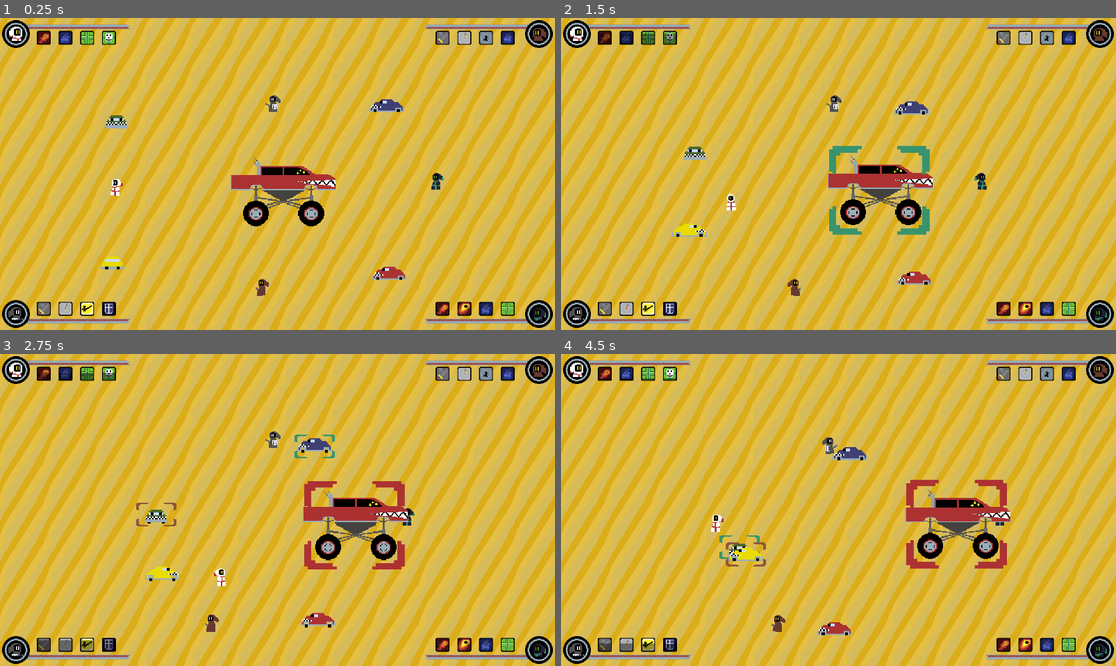
Above: before the commit, frames 1-4 (two rows, left to right).
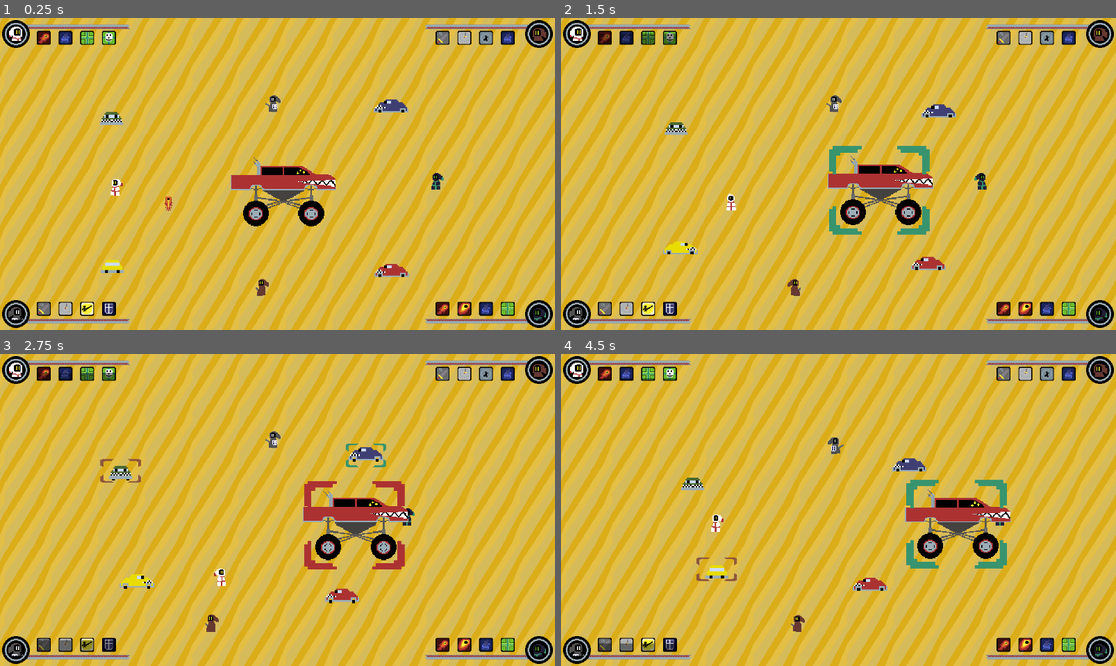
Above: after the commit, the same moments.

Repository: LizenCerfalia/0SW-JeuxVideo
Game: Godot game, scene res://scenes/worlds/phase_1.tscn
The game is run twice, just before and just after one commit, with the same random seed, the same clock (stepped at 60 frames per second) and the same inputs.
Inputs:
- Up to frame 1 (0.25 s): no input
- Up to frame 2 (1.5 s): hold D (P1_Right) 0.53-1.28 s; tap 1 (P1_Ability_1) at 0.6 s; hold S (P1_Down) from 1.28 s (still down); tap Tab (P1_Target_Enemy) at 1.35 s
- Up to frame 3 (2.75 s): release S (P1_Down) at 2.03 s; hold D (P1_Right) from 2.03 s (still down); tap J (P2_Ability_1) at 2.1 s
- Up to frame 4 (4.5 s): release D (P1_Right) at 2.78 s; hold W (P1_Up) 2.78-3.53 s; tap Down (P2_Down) at 2.85 s; hold A (P1_Left) from 3.53 s (still down); tap Left (P2_Left) at 3.6 s; tap Right (P2_Right) at 4.35 s

The runs differ from the first frame. In frame 1, 0.8% of the frame differs, in the area x 18-74%, y 26-84%; in frame 2, 1.5%; in frame 3, 1.9%; in frame 4, 2.7%, in the area x 21-81%, y 26-91%.

Commit message:
Suicide Car fonctionnel

Diff:
--- a/projetDeSession/projet-de-session/scenes/enemies/boss_phase_1.tscn
+++ b/projetDeSession/projet-de-session/scenes/enemies/boss_phase_1.tscn
@@ -222,3 +222,5 @@
 position = Vector2(-1.5000029, 7)
 scale = Vector2(4.1354165, 3.6458335)
 texture = ExtResource("5_ov5dr")
+
+[node name="AutoAttackDelay" type="Timer" parent="."]
--- a/projetDeSession/projet-de-session/scenes/enemies/heavy_car.tscn
+++ b/projetDeSession/projet-de-session/scenes/enemies/heavy_car.tscn
@@ -12,4 +12,6 @@
 [node name="Sprite2D" parent="GenericEnemy" index="0"]
 texture = ExtResource("2_3cqv3")
 
+[node name="AutoAttackDelay" type="Timer" parent="."]
+
 [editable path="GenericEnemy"]
--- a/projetDeSession/projet-de-session/scenes/enemies/normal_car.tscn
+++ b/projetDeSession/projet-de-session/scenes/enemies/normal_car.tscn
@@ -12,4 +12,7 @@
 [node name="Sprite2D" parent="GenericEnemy" index="0"]
 texture = ExtResource("2_t20bp")
 
+[node name="AutoAttackDelay" type="Timer" parent="."]
+wait_time = 0.75
+
 [editable path="GenericEnemy"]
--- a/projetDeSession/projet-de-session/scenes/enemies/quick_car.tscn
+++ b/projetDeSession/projet-de-session/scenes/enemies/quick_car.tscn
@@ -12,4 +12,7 @@
 [node name="Sprite2D" parent="GenericEnemy" index="0"]
 texture = ExtResource("2_6lns3")
 
+[node name="AutoAttackDelay" type="Timer" parent="."]
+wait_time = 0.5
+
 [editable path="GenericEnemy"]
--- a/projetDeSession/projet-de-session/scenes/enemies/suicide_car.tscn
+++ b/projetDeSession/projet-de-session/scenes/enemies/suicide_car.tscn
@@ -1,15 +1,53 @@
-[gd_scene load_steps=4 format=3 uid="uid://cxmgpn1plmknb"]
+[gd_scene load_steps=7 format=3 uid="uid://cxmgpn1plmknb"]
 
 [ext_resource type="PackedScene" uid="uid://d1i5gvmai1hju" path="res://scenes/enemies/generic_enemy.tscn" id="1_eqeyg"]
 [ext_resource type="Script" uid="uid://bo5dhxg7re1fh" path="res://scripts/enemies/suicide_car.gd" id="1_i8a44"]
 [ext_resource type="Texture2D" uid="uid://c3u3ud2y1pm6w" path="res://assets/enemy_assets/red_car_sprite.png" id="2_osn11"]
+[ext_resource type="Texture2D" uid="uid://bas13pavfctl1" path="res://assets/misc/circle_aoe.png" id="4_8x4tk"]
+
+[sub_resource type="CircleShape2D" id="CircleShape2D_i8a44"]
+radius = 103.01942
+
+[sub_resource type="RectangleShape2D" id="RectangleShape2D_8x4tk"]
+size = Vector2(174, 86)
 
 [node name="SuicideCar" type="Node2D" groups=["enemies"]]
 script = ExtResource("1_i8a44")
 
 [node name="GenericEnemy" parent="." instance=ExtResource("1_eqeyg")]
 
-[node name="Sprite2D" parent="GenericEnemy" index="0"]
+[node name="Explosion" type="Area2D" parent="GenericEnemy"]
+scale = Vector2(0.19999999, 0.19999999)
+
+[node name="CollisionShape2D" type="CollisionShape2D" parent="GenericEnemy/Explosion"]
+position = Vector2(0, 42)
+shape = SubResource("CircleShape2D_i8a44")
+debug_color = Color(0.80740196, 0.4147218, 1.92523e-07, 0.41960785)
+
+[node name="Sprite2D" type="Sprite2D" parent="GenericEnemy/Explosion"]
+visible = false
+modulate = Color(1, 0, 0, 0.5686275)
+position = Vector2(4.7683716e-06, 33.000004)
+scale = Vector2(6.25, 6.25)
+texture = ExtResource("4_8x4tk")
+
+[node name="AutomaticExplosionRange" type="Area2D" parent="GenericEnemy"]
+scale = Vector2(0.19999999, 0.19999999)
+
+[node name="CollisionShape2D" type="CollisionShape2D" parent="GenericEnemy/AutomaticExplosionRange"]
+position = Vector2(0, 42)
+shape = SubResource("RectangleShape2D_8x4tk")
+debug_color = Color(0.9993159, 0, 0.116996415, 0.42)
+
+[node name="Sprite2D" parent="GenericEnemy" index="2"]
 texture = ExtResource("2_osn11")
 
+[node name="ExplosionDelay" type="Timer" parent="."]
+one_shot = true
+
+[connection signal="body_entered" from="GenericEnemy/Explosion" to="." method="_on_explosion_body_entered"]
+[connection signal="body_exited" from="GenericEnemy/Explosion" to="." method="_on_explosion_body_exited"]
+[connection signal="body_entered" from="GenericEnemy/AutomaticExplosionRange" to="." method="_on_automatic_explosion_range_body_entered"]
+[connection signal="timeout" from="ExplosionDelay" to="." method="_on_explosion_delay_timeout"]
+
 [editable path="GenericEnemy"]
--- /dev/null
+++ b/projetDeSession/projet-de-session/scenes/player_attacks/fireball.tscn
@@ -0,0 +1,20 @@
+[gd_scene load_steps=4 format=3 uid="uid://bgt2axar73q50"]
+
+[ext_resource type="Script" uid="uid://po5vpsr3rudu" path="res://scripts/player_attacks/fireball.gd" id="1_jgsyi"]
+[ext_resource type="Texture2D" uid="uid://14suir5xg30b" path="res://assets/player_attack_assets/fireball.png" id="2_e3esw"]
+
+[sub_resource type="RectangleShape2D" id="RectangleShape2D_e3esw"]
+size = Vector2(6, 6)
+
+[node name="Fireball" type="Area2D"]
+scale = Vector2(2, 2)
+script = ExtResource("1_jgsyi")
+
+[node name="Sprite2D" type="Sprite2D" parent="."]
+texture = ExtResource("2_e3esw")
+
+[node name="CollisionShape2D" type="CollisionShape2D" parent="."]
+position = Vector2(0, -7)
+shape = SubResource("RectangleShape2D_e3esw")
+
+[connection signal="body_entered" from="." to="." method="_on_body_entered"]
--- a/projetDeSession/projet-de-session/scenes/worlds/phase_1.tscn
+++ b/projetDeSession/projet-de-session/scenes/worlds/phase_1.tscn
@@ -12,6 +12,7 @@
 [ext_resource type="PackedScene" uid="uid://bh3fxwa1n7arc" path="res://scenes/enemies/normal_car.tscn" id="10_83txb"]
 [ext_resource type="PackedScene" uid="uid://bqyiimbe0jeb7" path="res://scenes/enemies/quick_car.tscn" id="11_0erg5"]
 [ext_resource type="PackedScene" uid="uid://cxmgpn1plmknb" path="res://scenes/enemies/suicide_car.tscn" id="12_a3who"]
+[ext_resource type="PackedScene" uid="uid://bgt2axar73q50" path="res://scenes/player_attacks/fireball.tscn" id="13_0erg5"]
 
 [sub_resource type="RectangleShape2D" id="RectangleShape2D_v60q7"]
 size = Vector2(20, 1090)
@@ -55,6 +56,7 @@
 position = Vector2(1554, 565)
 
 [node name="GUI" parent="." instance=ExtResource("7_xhgtv")]
+z_index = 1
 anchors_preset = 0
 anchor_right = 0.0
 anchor_bottom = 0.0
@@ -93,3 +95,6 @@
 
 [node name="SuicideCar" parent="." instance=ExtResource("12_a3who")]
 position = Vector2(1371, 846)
+
+[node name="Fireball" parent="." instance=ExtResource("13_0erg5")]
+position = Vector2(583, 641)
--- a/projetDeSession/projet-de-session/scripts/enemies/boss_phase_1.gd
+++ b/projetDeSession/projet-de-session/scripts/enemies/boss_phase_1.gd
@@ -5,7 +5,9 @@
 var playerEnmity = [randf(), randf(), randf(), randf()]
 var currentTarget
 
+var hp : int = 2500
 const SPEED = 100.0
+var damage = 100
 
 
 func is_enemy() -> bool:
@@ -14,7 +16,6 @@
 func _physics_process(_delta: float) -> void:
 	get_target()
 	var direction = (currentTarget.global_position - global_position).normalized()
-	print(direction)
 	velocity = direction * SPEED
 	animationTree.set("parameters/Drive/blend_position", direction)
 
--- a/projetDeSession/projet-de-session/scripts/enemies/generic_enemy.gd
+++ b/projetDeSession/projet-de-session/scripts/enemies/generic_enemy.gd
@@ -1,12 +1,14 @@
+class_name GenericEnemy
 extends CharacterBody2D
 
 @onready var players = get_tree().get_nodes_in_group("players")
 @onready var animationTree : AnimationTree = $AnimationTree
-var playerEnmity = [randf(), randf(), randf(), randf()]
+var playerEnmity = [10, 0, 0, 0]
 var currentTarget
 
-const SPEED = 100.0
-
+var hp : int
+var speed : float
+var damage : int
 
 func is_enemy() -> bool:
 	return true
@@ -14,8 +16,7 @@
 func _physics_process(_delta: float) -> void:
 	get_target()
 	var direction = (currentTarget.global_position - global_position).normalized()
-	print(direction)
-	velocity = direction * SPEED
+	velocity = direction * speed
 	animationTree.set("parameters/Drive/blend_position", direction)
 
 	move_and_slide()
--- a/projetDeSession/projet-de-session/scripts/enemies/heavy_car.gd
+++ b/projetDeSession/projet-de-session/scripts/enemies/heavy_car.gd
@@ -1 +1,8 @@
 extends Node2D
+
+@onready var enemy : GenericEnemy = $GenericEnemy
+
+func _ready() -> void:
+	enemy.hp = 400
+	enemy.speed = 30.0
+	enemy.damage = 50
--- a/projetDeSession/projet-de-session/scripts/enemies/normal_car.gd
+++ b/projetDeSession/projet-de-session/scripts/enemies/normal_car.gd
@@ -1 +1,8 @@
 extends Node2D
+
+@onready var enemy : GenericEnemy = $GenericEnemy
+
+func _ready() -> void:
+	enemy.hp = 300
+	enemy.speed = 40.0
+	enemy.damage = 30
--- a/projetDeSession/projet-de-session/scripts/enemies/quick_car.gd
+++ b/projetDeSession/projet-de-session/scripts/enemies/quick_car.gd
@@ -1 +1,8 @@
 extends Node2D
+
+@onready var enemy : GenericEnemy = $GenericEnemy
+
+func _ready() -> void:
+	enemy.hp = 150
+	enemy.speed = 50.0
+	enemy.damage = 20
--- a/projetDeSession/projet-de-session/scripts/enemies/suicide_car.gd
+++ b/projetDeSession/projet-de-session/scripts/enemies/suicide_car.gd
@@ -1 +1,38 @@
 extends Node2D
+
+@onready var enemy : GenericEnemy = $GenericEnemy
+@onready var explosionSprite : Sprite2D = $GenericEnemy/Explosion/Sprite2D
+@onready var explosionDelay : Timer = $ExplosionDelay
+var targetsInRange = []
+
+func _ready() -> void:
+	enemy.hp = 50
+	enemy.speed = 70.0
+	enemy.damage = 200
+
+func _physics_process(_delta: float) -> void:
+	if (enemy.hp <= 0 && explosionDelay.time_left > 0):
+		start_explosion()
+
+func start_explosion():
+	explosionDelay.start()
+	explosionSprite.visible = true
+	enemy.speed = 0
+
+func _on_explosion_delay_timeout() -> void:
+	for target in targetsInRange:
+		target.hp -= enemy.damage
+	self.queue_free()
+
+func _on_explosion_body_entered(body: Node2D) -> void:
+	if (body. has_method("is_enemy") || body.has_method("is_player")):
+		targetsInRange.append(body)
+
+func _on_explosion_body_exited(body: Node2D) -> void:
+	if (body. has_method("is_enemy") || body.has_method("is_player")):
+		targetsInRange.erase(body)
+
+func _on_automatic_explosion_range_body_entered(body: Node2D) -> void:
+	if (body.has_method("is_player") && body.is_player):
+		start_explosion()
+	print("allo")
--- /dev/null
+++ b/projetDeSession/projet-de-session/scripts/player_attacks/fireball.gd
@@ -0,0 +1,14 @@
+extends Area2D
+
+var damage : int = 20
+var speed : float = 500.0
+
+func _physics_process(delta: float) -> void:
+	pass
+
+
+
+func _on_body_entered(body: Node2D) -> void:
+	if (body.has_method("is_enemy")):
+		body.hp -= damage
+	self.queue_free()
Binary file added: projetDeSession/projet-de-session/assets/misc/circle_aoe.png
Not shown, added: projetDeSession/projet-de-session/assets/misc/circle_aoe.png.import
Binary file added: projetDeSession/projet-de-session/assets/player_attack_assets/confiteor.png
Not shown, added: projetDeSession/projet-de-session/assets/player_attack_assets/confiteor.png.import
Binary file added: projetDeSession/projet-de-session/assets/player_attack_assets/double_slash.png
Not shown, added: projetDeSession/projet-de-session/assets/player_attack_assets/double_slash.png.import
Binary file added: projetDeSession/projet-de-session/assets/player_attack_assets/fireball.png
Not shown, added: projetDeSession/projet-de-session/assets/player_attack_assets/fireball.png.import
Binary file added: projetDeSession/projet-de-session/assets/player_attack_assets/flaming_sword_slash.png
Not shown, added: projetDeSession/projet-de-session/assets/player_attack_assets/flaming_sword_slash.png.import
Binary file added: projetDeSession/projet-de-session/assets/player_attack_assets/spinning_sword_slash.png
Not shown, added: projetDeSession/projet-de-session/assets/player_attack_assets/spinning_sword_slash.png.import
(and 6 more such lines)
